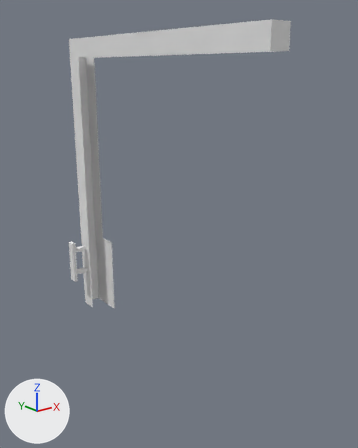
The Blender file Assets/Models/Environment/Rooms/MARL_Door.blend as it was, and as the next commit left it.
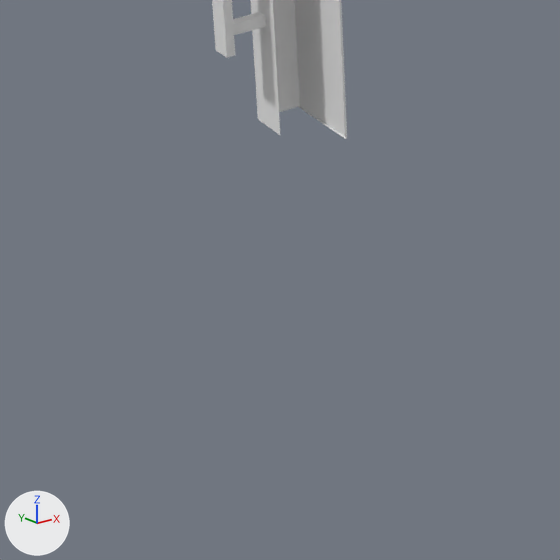
Each version appears first whole from a camera (50 mm lens) standing at (-1.38, -2.72, 2.39) and looking at (0.19, -0.76, 1.61), and next in a close-up on the part from 0% to 52% of the width and 59% to 100% of the height. The axes (+X, +Y, +Z) are drawn at lower left. The lights are the same throughout.

Objects in the first close-up: 'Right_metal'.
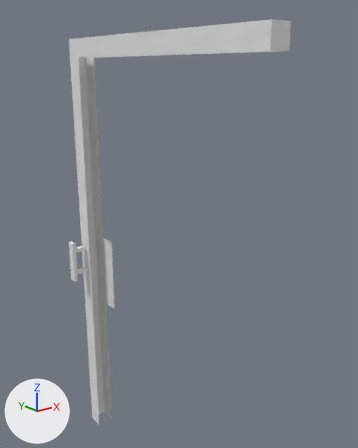
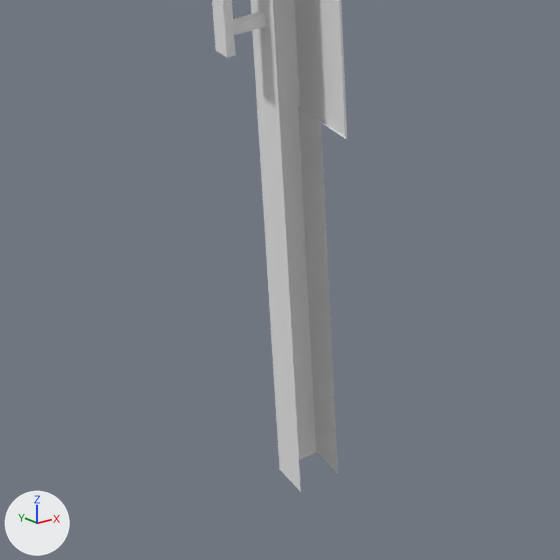
Scene script edits in JSON lines:
```json
{"block": "me_plane_001", "where": "me_plane_001.from_pydata(...)  # 43 vertices, 25 faces; spans x -0.01..0.2, y -1.45..0.05, z -0.32..1.31"}
{"block": "me_plane_001", "where": "# used by ob_right_metal; parent = ob_right; location = (-0.09, -0.05, 1.239)"}
{"block": "me_plane_001", "where": "# verts and faces of me_plane_001; kept vertices keep their numbers, new ones are numbered from 43"}
{"block": "me_plane_001", "where": "# before: 2 (0.09, 0.05, 1.31), 5 (0.19, 0.05, 1.31), 6 (0.09, -0.05, 1.21), 8 (0.09, 0.05, -0.32) at pixel (257, 119), 9 (0.19, 0.05, -0.32) at pixel (297, 106)"}
{"block": "me_plane_001", "where": "# before: 10 (0.09, -0.05, -0.32) at pixel (280, 135), 36 (0.2, 0.05, -0.32) at pixel (299, 106), 37 (0.2, -0.15, -0.32) at pixel (347, 138), 40 (0.19, -0.15, -0.32) at pixel (345, 138), 42 (0.19, 0.05, 0.13)"}
{"block": "me_plane_001", "change": "me_plane_001 part 1"}
{"op": "add", "block": "me_plane_001", "code": "delete_vertices([8, 10])  # with the faces that use them"}
{"op": "add", "block": "me_plane_001", "code": "delete_faces([(9, 36, 37, 40)])"}
{"op": "add", "block": "me_plane_001", "code": "verts[43] = (0.19, -0.05, -0.32)  # pixel (321, 122)"}
{"op": "add", "block": "me_plane_001", "code": "verts[44] = (0.09, 0.05, -1.24)  # pixel (279, 469)"}
{"op": "add", "block": "me_plane_001", "code": "verts[45] = (0.19, 0.05, -1.24)  # pixel (316, 452)"}
{"op": "add", "block": "me_plane_001", "code": "verts[46] = (0.09, -0.05, -1.24)  # pixel (300, 492)"}
{"op": "add", "block": "me_plane_001", "code": "verts[47] = (0.19, -0.05, -1.24)  # pixel (337, 473)"}
{"op": "add", "block": "me_plane_001", "code": "faces += [(2, 44, 46, 6), (9, 36, 37, 40, 43), (9, 43, 47, 45), (2, 5, 42, 9, 45, 44)]"}
```

Changed parts and their boxes [x1, y1, x2, y2] in the close-ups (560 x 560 px; the box of a moved part takes in the faces that stretch with it):
```json
{"object": "Right_metal", "change": "reshaped", "before": [212, 0, 347, 139], "after": [212, 0, 347, 492]}
{"part": 1, "of": "me_plane_001", "change": "moved or reshaped", "before": [258, 106, 323, 135], "after": [258, 106, 338, 492]}
```
